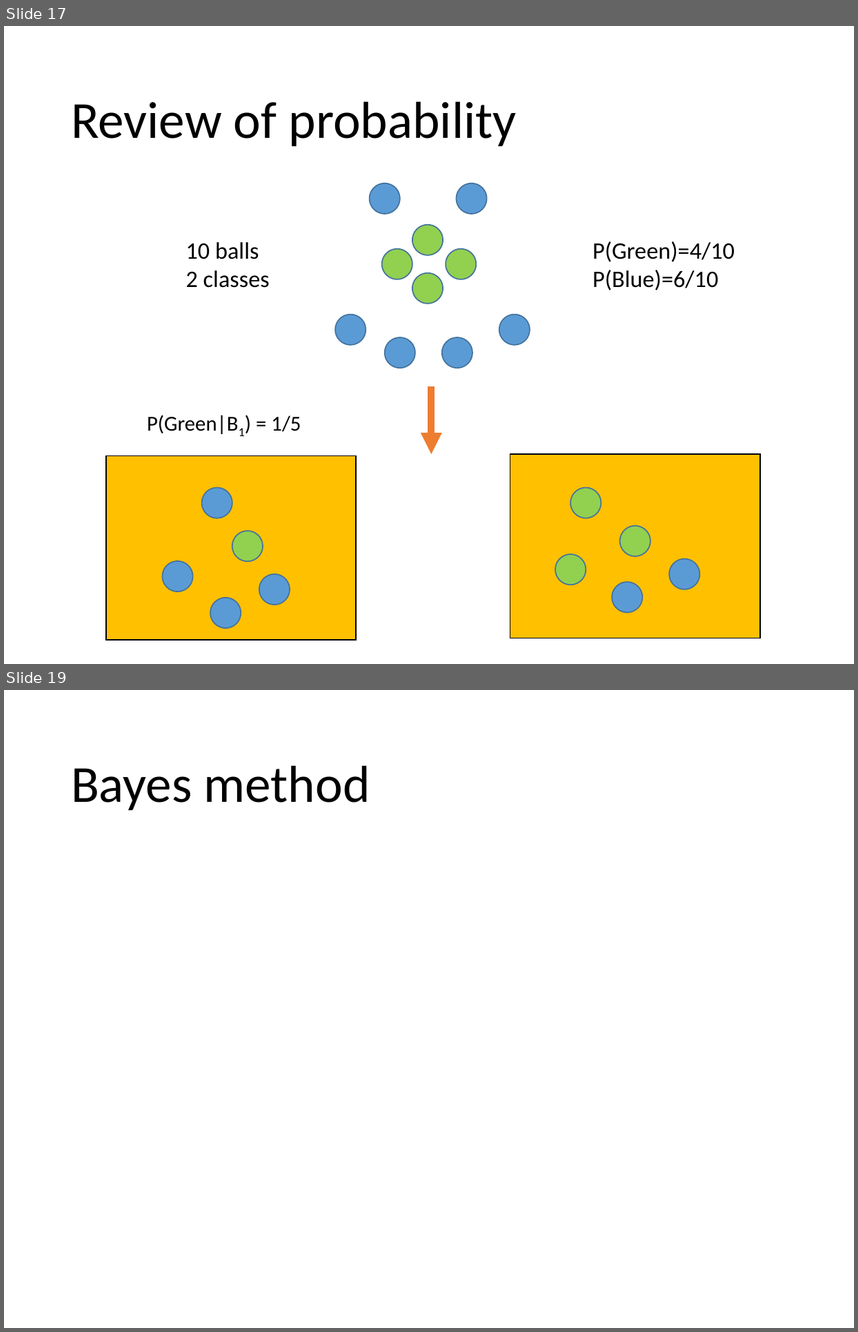
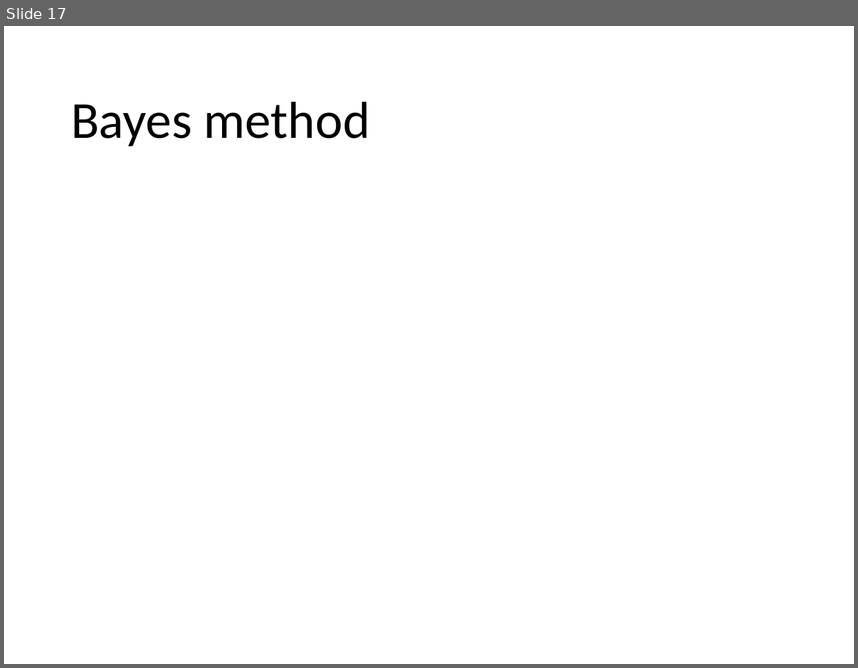
Before and after one commit to hansxiao7/Machine-learning-101, a slide deck: week3/Linear regression.pptx. Shown one above the other, each under a label of ours: slides 17 and 19 before the commit, slide 17 after it; the slides between them are not shown. The pictures are 858x1332 and 858x668 pixels, drawn with LibreOffice and Linux fonts; fonts in the diff are those of the drawing; grey boxes stand for pictures. Boxes give left, top, right and bottom in pixels: in the first picture for what was removed or moved away, otherwise in the second. Text is boxed around its words. In the diff, an @@ line names an element or a change of style, - is before the commit and + after.

```diff
--- a/week3/Linear regression.pptx
+++ b/week3/Linear regression.pptx
@@ slide 17 removed at <box>4,26,854,664</box>, background #FFFFFF @@
@@ title removed at <box>71,101,517,146</box> @@
-Review of probability
@@ ellipse removed at <box>370,183,400,214</box> @@
@@ ellipse removed at <box>456,183,487,214</box> @@
@@ ellipse removed at <box>412,225,443,256</box> @@
@@ text removed at <box>186,242,270,288</box> @@
-10 balls
-2 classes
@@ ellipse removed at <box>382,249,413,279</box> @@
@@ ellipse removed at <box>446,249,477,279</box> @@
@@ text removed at <box>593,241,735,290</box> @@
-P(Green)=4/10
-P(Blue)=6/10
@@ ellipse removed at <box>412,272,443,303</box> @@
@@ ellipse removed at <box>335,314,366,345</box> @@
@@ ellipse removed at <box>499,314,530,345</box> @@
@@ ellipse removed at <box>385,337,415,368</box> @@
@@ ellipse removed at <box>441,337,473,368</box> @@
@@ arrow removed from (432, 386) to (432, 454) @@
@@ text removed at <box>147,414,301,434</box> @@
-P(Green|B1) = 1/5
@@ rectangle removed at <box>106,455,356,639</box> @@
@@ rectangle removed at <box>510,454,760,637</box> @@
@@ ellipse removed at <box>202,488,232,518</box> @@
@@ ellipse removed at <box>571,488,602,518</box> @@
@@ ellipse removed at <box>232,530,263,561</box> @@
@@ ellipse removed at <box>620,525,651,556</box> @@
@@ ellipse removed at <box>162,561,193,591</box> @@
@@ ellipse removed at <box>556,554,586,584</box> @@
@@ ellipse removed at <box>670,558,700,589</box> @@
@@ ellipse removed at <box>259,573,290,604</box> @@
@@ ellipse removed at <box>612,582,642,612</box> @@
@@ ellipse removed at <box>210,597,241,628</box> @@
@@ what was slide 19 is now slide 17 @@
```
Also in this commit, not shown: 6 slides changed, 2 slides added, 1 other slide removed.
